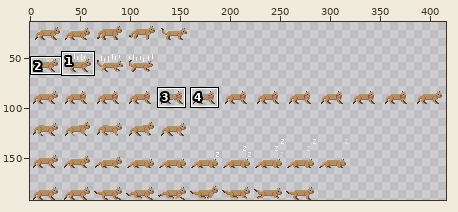
A sprite sheet gets an edit: PhotographersHike/Assets/Art/Minigames/CougarSpriteSheet.png. Above, an overview of the earlier version with the close-up marked.
Close-up. Before:
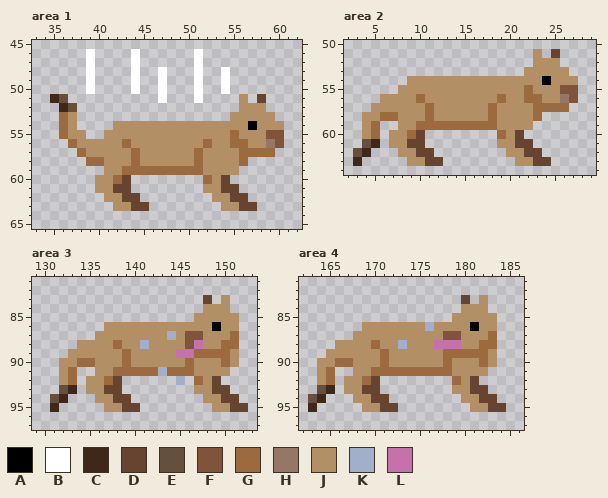
The file is 416x192 pixels. Shown: area 1: x 33..62, y 45..65; area 2: x 2..29, y 50..64; area 3: x 129..153, y 81..97; area 4: x 162..186, y 81..97. The wide view leaves out empty margins. The commit also changed other parts of the picture, which this record leaves out.
Palette (. is transparent): A #000000  B #ffffff  C #3d281a  D #674430  E #64503d  F #80543b  G #9b6a3f  H #947765  J #b28f65  K #a2afca  L #c571ab
Pixels before, area 1, first column x 35:
46 ....B....B......B.........
47 ....B....B......B.........
48 ....B....B..B...B..B......
49 ....B....B..B...B..B......
50 ....B....B..B...B..B......
51 CE..........B...B....J.D..
52 .CE..................JJJ..
53 .GJ.................JJJJJ.
54 .GJ....JJJJJJJJJJJJJJJAJJJ
55 .GJJ..JJJJJJJJJJJJJJGJJJFF
56 ..GJJJJJGJJJJJJJJGJJGGJJHF
57 ...GJJJJJGJJJJJJGJJJJGGGG.
58 ....GGJJJGJJJJJJGJJJJG....
59 ......JJGGGGGGGGGJJJJ.....
60 .....JJGD........GJD......
61 .....JJDD........JJDD.....
62 ......JJDD........JJDD....
63 .......JJDD........JJDD...
Pixels before, area 2, first column x 3:
51 ....................J.D..
52 ....................JJJ..
53 ...................JJJJJ.
54 ......JJJJJJJJJJJJJJJAJJJ
55 .....JJJJJJJJJJJJJJGJJJFF
56 ...JJJJGJJJJJJJJGJJGGJJHF
57 ..JJJJJJGJJJJJJGJJJJGGGG.
58 .JJGGJJJGJJJJJJGJJJJG....
59 .JG..JJGGGGGGGGGJJJJ.....
60 .JG.JJGD........GJD......
61 .EC.JJDD........JJDD.....
62 EC...JJDD........JJDD....
63 C.....JJDD........JJDD...
Pixels before, area 3, first column x 131:
83 .................D.J..
84 .................JJJ..
85 ................JJJJJ.
86 ......JJJJJJJJJJJJAJJ.
87 .....JJJJJJJJKJFFJJJG.
88 ...JJJJGJJKJJJJFLJJGG.
89 ..JJJJJJGJJJJJLLGGGGJ.
90 .JJGGJJJGJJJJJJGJJJGJ.
91 .JG..JJGGGGGKGGGJJJJ..
92 .JG.JJGD......K.GJD...
93 .EC.JJDD........JJDD..
94 EC...JJDD........JJDD.
95 C.....JJDD........JJDD
Pixels before, area 4, first column x 163:
83 .................D.J..
84 .................JJJ..
85 ................JJJJJ.
86 ......JJJJJJJKJJJJAJJ.
87 .....JJJJJJJJJJFFJJJG.
88 ...JJJJGJJKJJJLLLJJGG.
89 ..JJJJJJGJJJJJJGGGGGJ.
90 .JJGGJJJGJJJJJJGJJJGJ.
91 .JG..JJGGGGGGGGGJJJJ..
92 .JG.JJGD........GJD...
93 .EC.JJDD........JJDD..
94 EC...JJDD........JJDD.
95 C.....JJDD........JJDD
After:
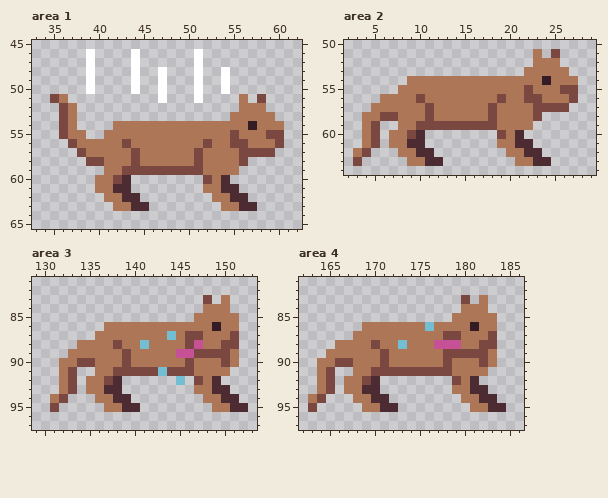
Change:
{"colour":"A","old":"#000000","new":"#341c27"}
{"colour":"D","old":"#674430","new":"#4d2b32"}
{"colour":"G","old":"#9b6a3f","new":"#7a4841"}
{"colour":"J","old":"#b28f65","new":"#ad7757"}
{"colour":"K","old":"#a2afca","new":"#73bed3"}
{"colour":"L","old":"#c571ab","new":"#c65197"}
{"where": "area 1"}
{"y":51,"x":35,"old":"CE","new":"GJ"}
{"y":51,"x":58,"old":"D","new":"G"}
{"y":52,"x":36,"old":"CE","new":"GJ"}
{"y":55,"x":59,"old":"FF","new":"GG"}
{"y":56,"x":59,"old":"HF","new":"JG"}
{"where": "area 2"}
{"y":51,"x":25,"old":"D","new":"G"}
{"y":55,"x":26,"old":"FF","new":"GG"}
{"y":56,"x":26,"old":"HF","new":"JG"}
{"y":61,"x":4,"old":"EC","new":"JG"}
{"y":62,"x":3,"old":"EC","new":"JG"}
{"y":63,"x":3,"old":"C","new":"G"}
{"where": "area 3"}
{"y":83,"x":148,"old":"D","new":"G"}
{"y":87,"x":146,"old":"FF","new":"GG"}
{"y":88,"x":146,"old":"F","new":"G"}
{"y":93,"x":132,"old":"EC","new":"JG"}
{"y":94,"x":131,"old":"EC","new":"JG"}
{"y":95,"x":131,"old":"C","new":"G"}
{"where": "area 4"}
{"y":83,"x":180,"old":"D","new":"G"}
{"y":87,"x":178,"old":"FF","new":"GG"}
{"y":93,"x":164,"old":"EC","new":"JG"}
{"y":94,"x":163,"old":"EC","new":"JG"}
{"y":95,"x":163,"old":"C","new":"G"}
{"label":"changed","picture_box":[50,94,284,211]}
{"label":"changed","picture_box":[353,49,578,166]}
{"label":"changed","picture_box":[50,295,248,412]}
{"label":"changed","picture_box":[308,295,506,412]}
